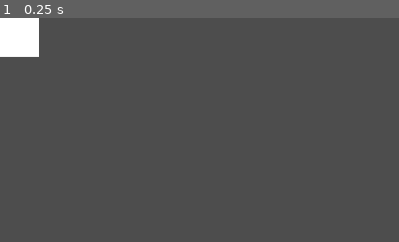
Above: before the commit, frame 1.
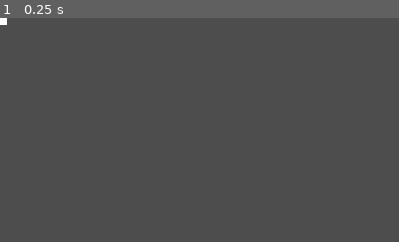
Above: after the commit, the same moment.

Repository: sebastianlindgren00/GetTheBeatGame
Game: Godot game, scene res://Scenes/GameRoot.tscn
The game is run twice, just before and just after one commit, with the same random seed, the same clock (stepped at 60 frames per second) and the same inputs.
Inputs:
- Up to frame 1 (0.25 s): no input
The pictures show only the part of the screen within x 0-50%, y 0-50%; the shares and areas given below are measured in that part.

The runs differ from the first frame. In frame 1, 1.6% of the frame differs, in the area x 0-10%, y 0-18%.
Error in both runs: Attempt to call function 'get_as_text' in base 'null instance' on a null instance. (res://Scenes/Game.tscn::GDScript_mjukf:12)

Commit message:
Snap over tap circle kinda working

Diff:
--- a/Prefabs/tap_circle.tscn
+++ b/Prefabs/tap_circle.tscn
@@ -1,10 +1,23 @@
-[gd_scene load_steps=3 format=3 uid="uid://coexer0ispi62"]
+[gd_scene load_steps=5 format=3 uid="uid://coexer0ispi62"]
 
 [ext_resource type="Script" path="res://Scripts/tapCircle.gd" id="1_6i020"]
-[ext_resource type="Script" path="res://Scenes/drawCircle.gd" id="2_fxaw1"]
+[ext_resource type="Script" path="res://Scripts/circleArea.gd" id="1_6pncn"]
+[ext_resource type="Script" path="res://Scripts/drawCircle.gd" id="3_rfyib"]
+
+[sub_resource type="CircleShape2D" id="CircleShape2D_nuwof"]
+radius = 30.0
 
 [node name="TapCircle" type="Node2D"]
 script = ExtResource("1_6i020")
 
-[node name="AnimCircle" type="Node2D" parent="."]
-script = ExtResource("2_fxaw1")
+[node name="circleArea" type="Area2D" parent="."]
+script = ExtResource("1_6pncn")
+
+[node name="AnimCircle" type="Node2D" parent="circleArea"]
+script = ExtResource("3_rfyib")
+
+[node name="CollisionShape2D" type="CollisionShape2D" parent="circleArea"]
+scale = Vector2(1.69484, 1.67669)
+shape = SubResource("CircleShape2D_nuwof")
+
+[connection signal="area_entered" from="circleArea" to="circleArea" method="_on_area_entered"]
--- a/Scenes/Game.tscn
+++ b/Scenes/Game.tscn
@@ -157,6 +157,8 @@
 \"\"\"
 "
 
+[sub_resource type="RectangleShape2D" id="RectangleShape2D_i6070"]
+
 [node name="Game" type="Control"]
 layout_mode = 3
 anchors_preset = 15
@@ -169,13 +171,25 @@
 [node name="HandManager" type="Node" parent="."]
 script = ExtResource("1_ott3d")
 
-[node name="pointer" type="ColorRect" parent="."]
-layout_mode = 0
-offset_left = 524.0
-offset_top = 516.0
-offset_right = 580.0
-offset_bottom = 572.0
+[node name="CircleManager" type="Node" parent="."]
+script = ExtResource("3_ns0rp")
+
+[node name="Pointer" type="Area2D" parent="."]
 script = ExtResource("2_qi1tl")
 
-[node name="CircleManager" type="Node" parent="."]
-script = ExtResource("3_ns0rp")
+[node name="Rectangle" type="ColorRect" parent="Pointer"]
+anchors_preset = 8
+anchor_left = 0.5
+anchor_top = 0.5
+anchor_right = 0.5
+anchor_bottom = 0.5
+offset_left = -10.0
+offset_top = -10.0
+offset_right = 46.0
+offset_bottom = 46.0
+grow_horizontal = 2
+grow_vertical = 2
+scale = Vector2(0.356293, 0.357277)
+
+[node name="CollisionShape2D" type="CollisionShape2D" parent="Pointer"]
+shape = SubResource("RectangleShape2D_i6070")
--- /dev/null
+++ b/Scripts/circleArea.gd
@@ -0,0 +1,50 @@
+extends Node2D
+
+const MAX_RADIUS = 50 # Max radius of the circle
+
+var circlePos # Position of the circle
+var noteHitTimeout: int = 500 # Timer in milliseconds to hit the note (set by spawner)
+var currentRadius: float = 0 # Current radius of the circle
+var animCircle: Node2D # Reference to the child circle node
+var spawnTime: int = 0 # Time when the note was spawned
+var color: Color # Color of the circle
+var pointer: Node2D # Reference to the pointer node
+
+var noteType = "tap" # Type of the note, can be "tap" or "sustain"
+
+# Called when the node enters the scene tree for the first time.
+func _ready():
+	pointer = $"pointer"
+	print("Note ready ", noteHitTimeout, " ms to hit!")
+	spawnTime = Time.get_ticks_msec()
+
+	# Generate a random color
+	color = Color(randf(), randf(), randf())
+
+	# Get child circle node to animate and set its radius
+	animCircle = $AnimCircle
+	animCircle.maxRadius = MAX_RADIUS
+	animCircle.color = color
+
+func _draw():
+	draw_circle(Vector2(0, 0), MAX_RADIUS, color * Color(1, 1, 1, 0.2))
+
+# Called every frame. 'delta' is the elapsed time since the previous frame.
+func _process(_delta):
+	var timeToHit: float = noteHitTimeout - (Time.get_ticks_msec() - spawnTime)
+	if timeToHit < 0:
+		queue_free()
+		print("Missed!")
+	else:
+		currentRadius = MAX_RADIUS - MAX_RADIUS * (timeToHit / float(noteHitTimeout))
+		animCircle.scale = Vector2(currentRadius / MAX_RADIUS, currentRadius / MAX_RADIUS)
+
+	# See if snapping is active, 0.1second window untill circle is gone
+	# Using is_snapping from handpointer.gd
+	if pointer != null and pointer.is_snapping and timeToHit > - 100:
+		queue_free()
+		print("Hit!")
+
+func _on_area_entered(area):
+	if area.name == "Pointer":
+		pointer = area
--- a/Scripts/handPointer.gd
+++ b/Scripts/handPointer.gd
@@ -1,4 +1,4 @@
-extends ColorRect
+extends Area2D
 
 const VIEWPORT_X = 1152
 const VIEWPORT_Y = 648
@@ -8,6 +8,7 @@
 var handOrientation
 var dominantRightHand = false
 var dominantLeftHand = false
+var is_snapping = false
 
 # Called when the node enters the scene tree for the first time.
 func _ready():
@@ -40,11 +41,11 @@
 func check_for_snap(hand1):
 # 	# https://www.ida.liu.se/~TDDD57/labb.sv.shtml
 	var snap_dist = 0.001
-	var is_snapping = false
+	is_snapping = false
 # 	# Look for snap
 	if handOrientation[0] == DOMINANT_HAND:
 		# Check the x-distance between point of thumb and point of middle finger
-		if abs(hand1[4].x - hand1[12].x) < snap_dist && hand1[4] != Vector2(0.402248, 0.69363) && hand1[12] != Vector2(0.383854, 0.707001):
+		if abs(hand1[4].x - hand1[12].x) < snap_dist&&hand1[4] != Vector2(0.402248, 0.69363)&&hand1[12] != Vector2(0.383854, 0.707001):
 			if !is_snapping:
 				is_snapping = true
 				#gestureText.text = "SNAPPING"
@@ -55,7 +56,7 @@
 			if is_snapping: is_snapping = false
 		# Check the x-distance between point of thumb and point of middle finger
 	else:
-		if abs(hand1[4].x - hand1[12].x) < snap_dist && hand1[4] != Vector2(0.402248, 0.69363) && hand1[12] != Vector2(0.383854, 0.707001):
+		if abs(hand1[4].x - hand1[12].x) < snap_dist&&hand1[4] != Vector2(0.402248, 0.69363)&&hand1[12] != Vector2(0.383854, 0.707001):
 			if !is_snapping:
 				is_snapping = true
 				#gestureText.text = "SNAPPING"
@@ -69,7 +70,7 @@
 	var jazz_dist = 0.001
 	var is_jazzing = false
 
-	if abs(hand1[20].x - hand1[12].x) < jazz_dist && hand1[4] != Vector2(0.402248, 0.69363) && hand1[12] != Vector2(0.383854, 0.707001):
+	if abs(hand1[20].x - hand1[12].x) < jazz_dist&&hand1[4] != Vector2(0.402248, 0.69363)&&hand1[12] != Vector2(0.383854, 0.707001):
 		if !is_jazzing:
 			is_jazzing = true
 			#gestureText.text = "SNAPPING"
--- a/Scripts/tapCircle.gd
+++ b/Scripts/tapCircle.gd
@@ -5,21 +5,14 @@
 const MAX_RADIUS = 50
 
 var circlePos # Position of the circle
+var area # Area2D of the circle
 var noteHitTimeout: int = 500 # Timer in milliseconds to hit the note (set by spawner)
-var currentRadius: float = 0 # Current radius of the circle
-var animCircle: Node2D # Reference to the child circle node
-var spawnTime: int = 0 # Time when the note was spawned
-var color: Color # Color of the circle
-var pointer
 
 # Called when the node enters the scene tree for the first time.
 func _ready():
-	pointer = $"pointer"
-	print("Note ready ", noteHitTimeout, " ms to hit!")
-	spawnTime = Time.get_ticks_msec()
-
-	# Generate a random color
-	color = Color(randf(), randf(), randf())
+	# Set animation speed of the circle
+	area = $circleArea
+	area.noteHitTimeout = noteHitTimeout
 
 	# Set circle position
 	while true:
@@ -27,27 +20,3 @@
 		if circlePos.distance_to(Vector2(VIEWPORT_X / 2.0, VIEWPORT_Y / 2.0)) < VIEWPORT_X / 2.0 - MAX_RADIUS:
 			break
 	self.position = circlePos
-
-	# Get child circle node to animate and set its radius
-	animCircle = $AnimCircle
-	animCircle.maxRadius = MAX_RADIUS
-	animCircle.color = color
-
-func _draw():
-	draw_circle(Vector2(0, 0), MAX_RADIUS, color * Color(1, 1, 1, 0.2))
-
-# Called every frame. 'delta' is the elapsed time since the previous frame.
-func _process(_delta):
-	var timeToHit: float = noteHitTimeout - (Time.get_ticks_msec() - spawnTime)
-	if timeToHit < 0:
-		queue_free()
-		print("Missed!")
-	else:
-		currentRadius = MAX_RADIUS - MAX_RADIUS * (timeToHit / float(noteHitTimeout))
-		animCircle.scale = Vector2(currentRadius / MAX_RADIUS, currentRadius / MAX_RADIUS)
-
-	# See if snapping is active, 0.1second window untill circle is gone
-	# Using is_snapping from handpointer.gd
-	if pointer.is_snapping and timeToHit > -100:
-		queue_free()
-		print("Hit!")
Not shown: 1 places in Scenes/Game.tscn that only renumber resources
Renamed: Scenes/drawCircle.gd -> Scripts/drawCircle.gd
